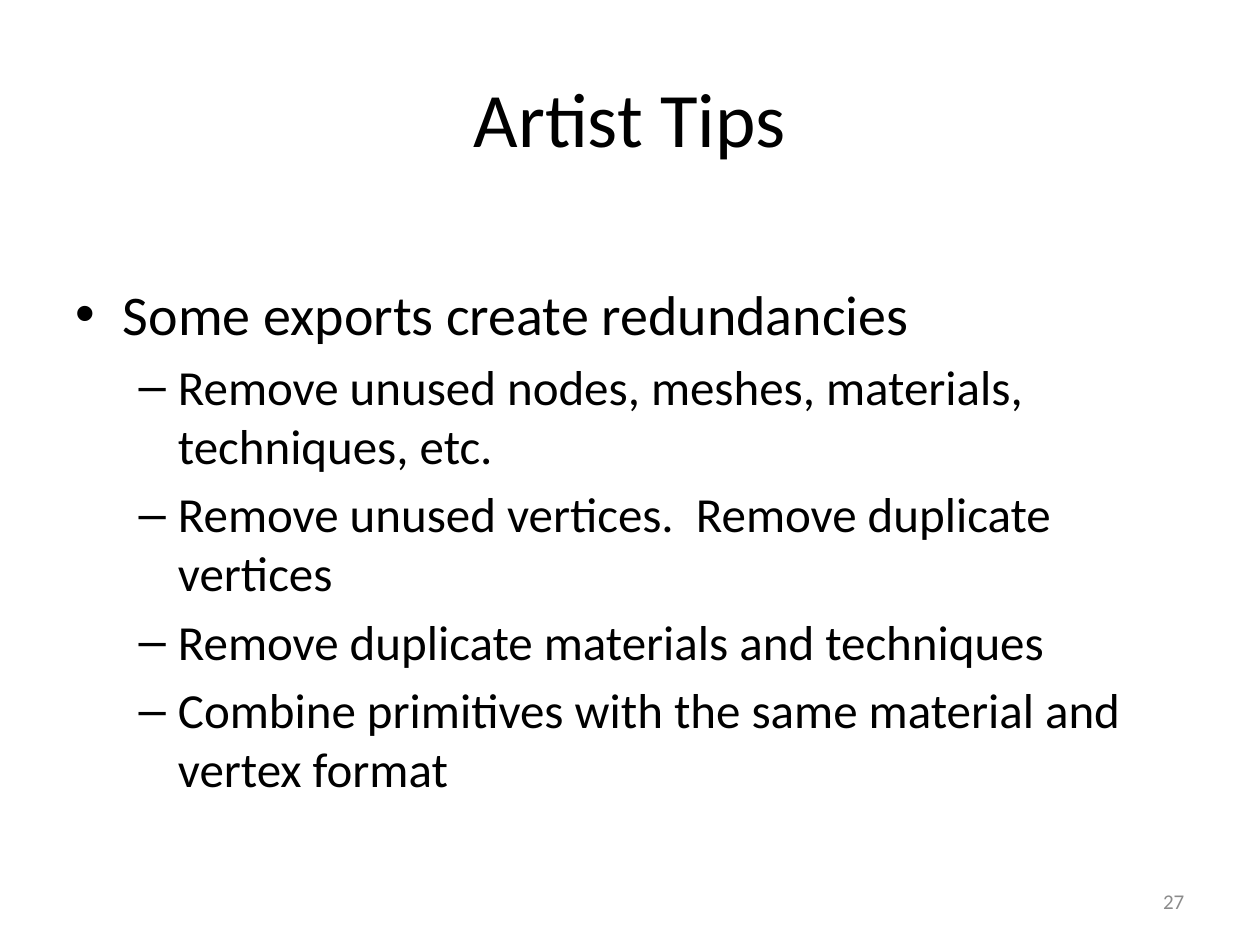
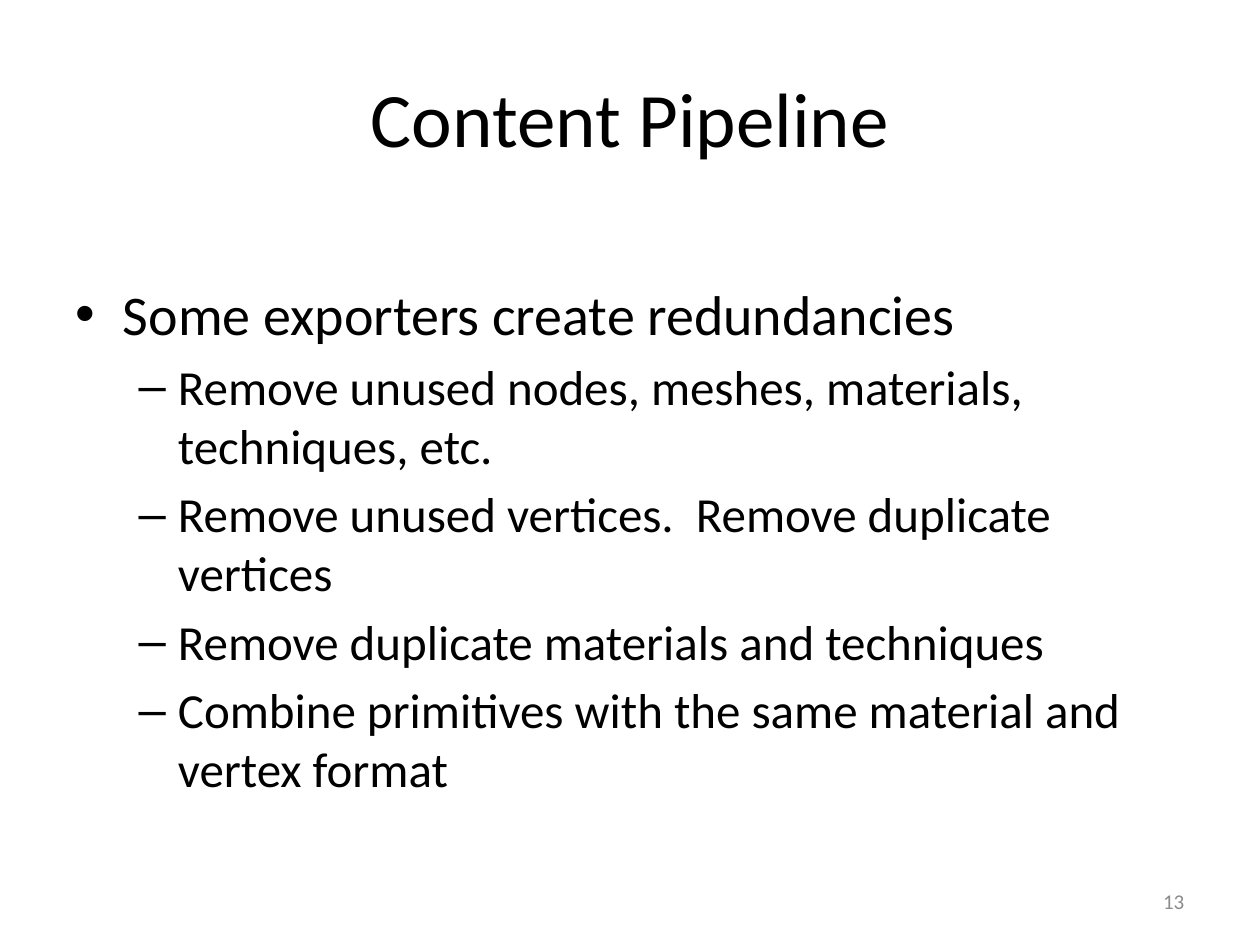
Before and after one commit to pjcozzi/Articles, a slide deck: slide 13 of WebGLContentPipeline/WebGLContentPipelineWithglTF.pptx (slide 27 before the commit). Drawn at 1260x945 pixels with LibreOffice and Linux fonts; fonts in the diff are those of the drawing. Boxes give left, top, right and bottom in pixels: in the first picture for what was removed or moved away, otherwise in the second. Text is boxed around its words. In the diff, an @@ line names an element or a change of style, - is before the commit and + after.

```diff
--- a/WebGLContentPipeline/WebGLContentPipelineWithglTF.pptx
+++ b/WebGLContentPipeline/WebGLContentPipelineWithglTF.pptx
@@ title at [371,93,888,160]: text changed @@
-Artist Tips
+Content Pipeline
@@ text at [123,296,955,344]: text changed @@
-• Some exports create redundancies
+• Some exporters create redundancies
@@ page number at [1163,895,1184,909]: text changed @@
-27
+13
```
Also in this commit, not shown: 7 other slides changed, 1 slide added, 11 slides removed.
